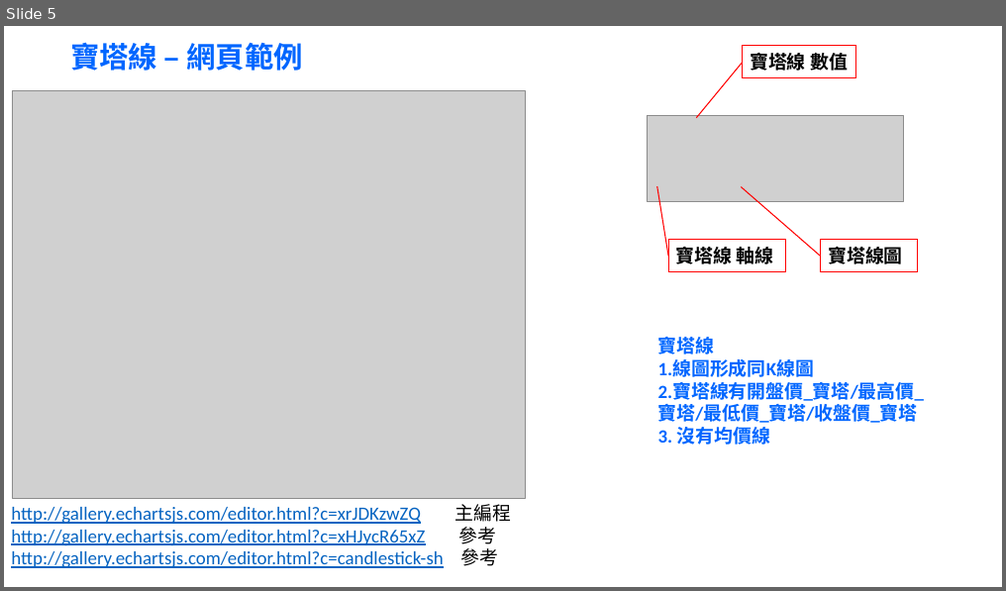
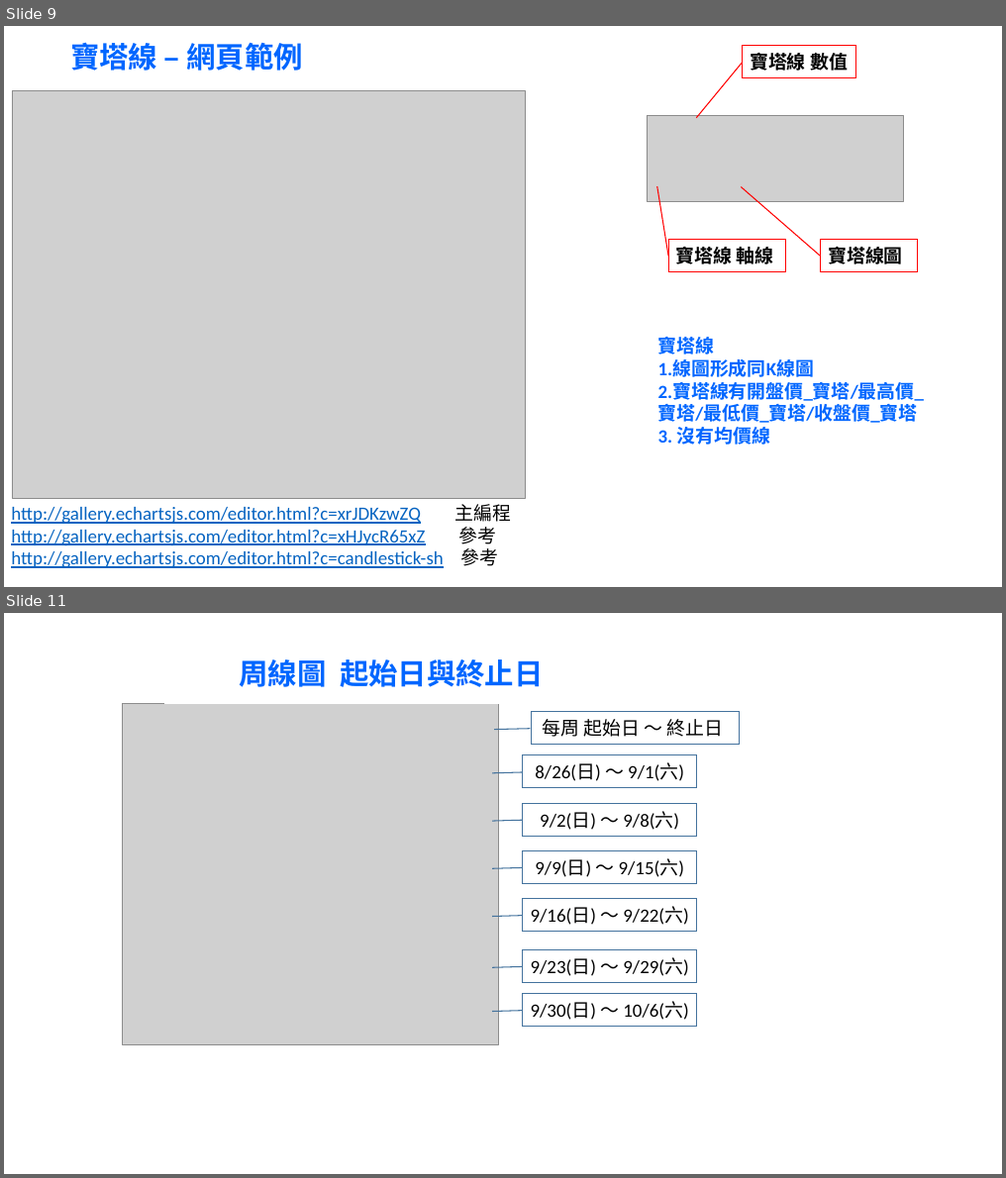
Before and after one commit to zhaoxunyong/stock-webapp.bak, a slide deck: docs/曲線圖形範例---網站範例.pptx. Shown one above the other, each under a label of ours: slide 5 before the commit, slides 9 and 11 after it; the slides between them are not shown. The pictures are 1006x591 and 1006x1178 pixels, drawn with LibreOffice and Linux fonts; fonts in the diff are those of the drawing; grey boxes stand for pictures. Boxes give left, top, right and bottom in pixels: in the first picture for what was removed or moved away, otherwise in the second. Text is boxed around its words. In the diff, an @@ line names an element or a change of style, - is before the commit and + after.

```diff
--- a/docs/曲線圖形範例---網站範例.pptx
+++ b/docs/曲線圖形範例---網站範例.pptx
@@ slide 11 added at [4,613,1002,1174], background #FFFFFF @@
@@ group added at [122,642,740,1045]: 7 border callouts, 1 picture, 1 rectangle @@
+8/26(日) 〜 9/1(六)
+9/2(日) 〜 9/8(六)
+9/9(日) 〜 9/15(六)
+9/16(日) 〜 9/22(六)
+9/23(日) 〜 9/29(六)
+9/30(日) 〜 10/6(六)
+每周 起始日 〜 終止日
+周線圖 起始日與終止日
@@ what was slide 5 is now slide 9 @@
```
Also in this commit, not shown: 9 other slides added, 1 slide removed, 3 other files.
